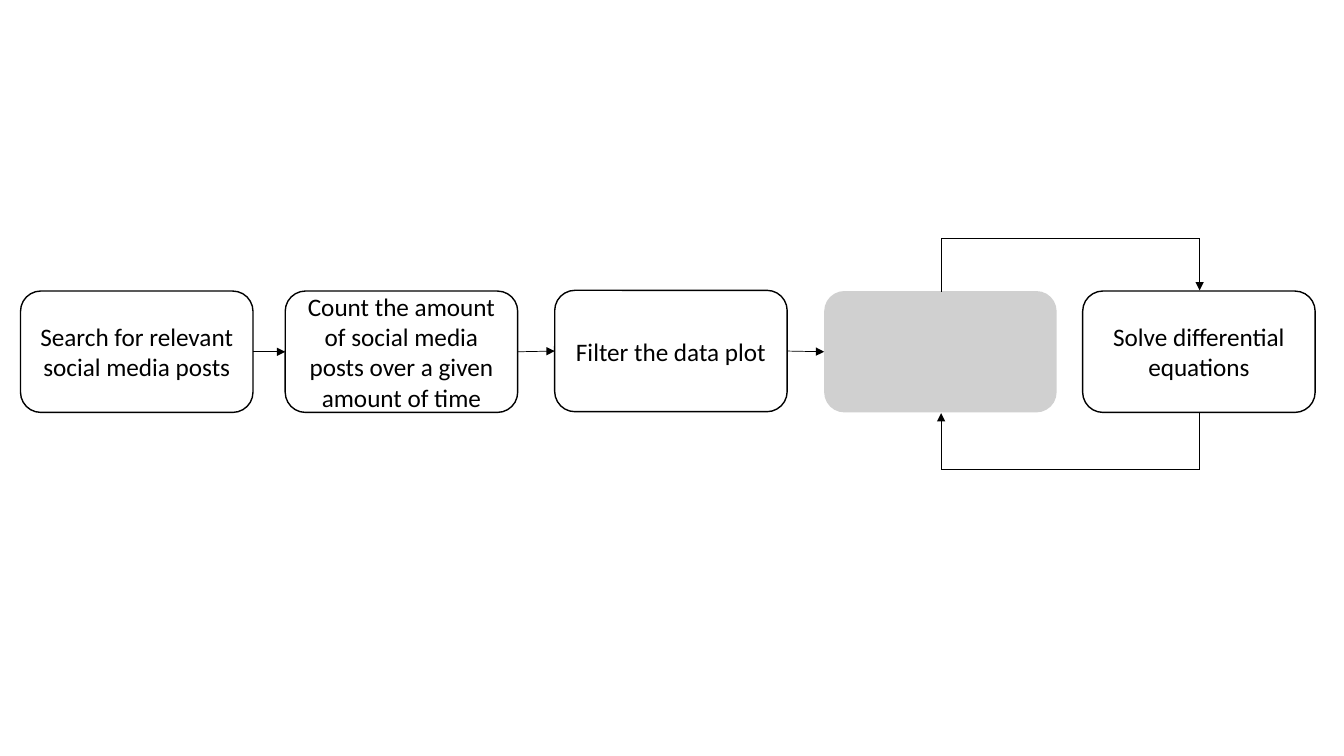
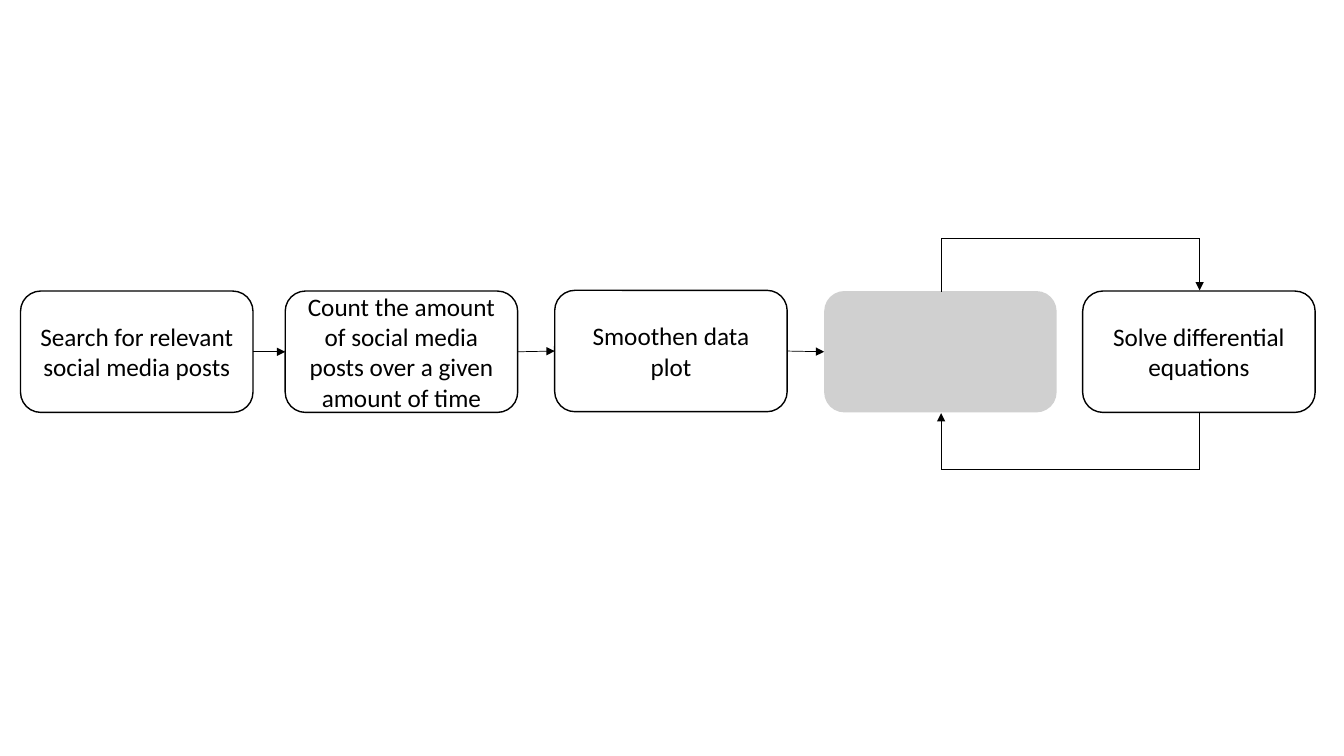
Before and after one commit to isabella-grieser/Modeling-and-Monitoring-Social-Media-Dynamics-to-predict-Electricity-Demand-Peaks, a slide deck: slide 1 of presentations/GrafikenThesis.pptx. Drawn at 1344x756 pixels with LibreOffice and Linux fonts; fonts in the diff are those of the drawing; grey boxes stand for pictures. Boxes give left, top, right and bottom in pixels: in the first picture for what was removed or moved away, otherwise in the second. Text is boxed around its words. In the diff, an @@ line names an element or a change of style, - is before the commit and + after.

```diff
--- a/presentations/GrafikenThesis.pptx
+++ b/presentations/GrafikenThesis.pptx
@@ text in rounded rectangle at (x1=593, y1=327, x2=749, y2=380): text changed @@
-Filter the data plot
+Smoothen data plot
```
Also in this commit, not shown: 1 other slide changed, 4 other files.
